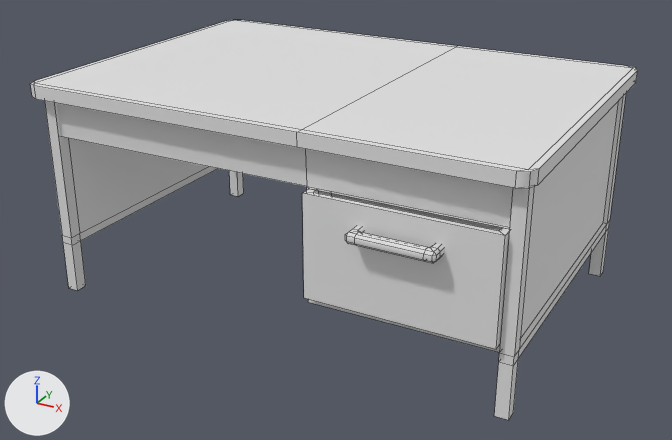
Before and after pictures for a commit that changed the FBX model HoodwinkProject/Assets/_Hoodwink/Models/mdl_FBXs/mdl_desk_04.fbx.
One viewpoint serves both versions: a camera (50 mm lens) standing at (2.0, -3.7, 2.16) and looking at (0.01, -0.08, 0.35). The axes (+X, +Y, +Z) are drawn at lower left. The lights are the same throughout. Mesh edges are drawn as thin lines. Where no turn or scale is listed for an object, it has been applied to the vertices.

Names of what the first picture shows: 'mdl_desk_04'.
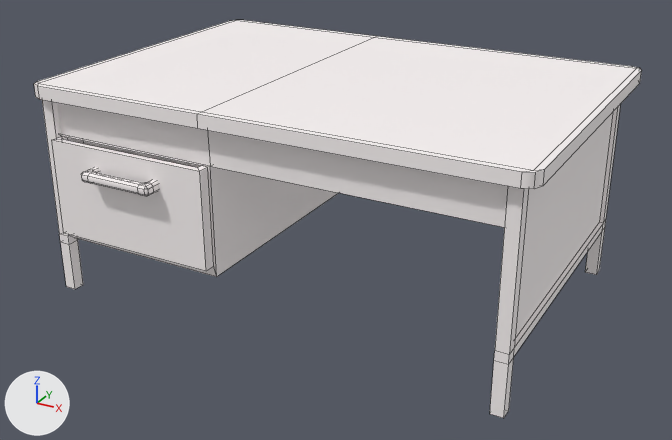
Scene script edits in JSON lines:
```json
{"op": "add", "block": "mat_desktexture2", "code": ["mat_desktexture2 = principled_material('Desktexture2')", "mat_desktexture2.base_color = (1.0, 0.949, 0.949)  # white #fff9f9"]}
{"block": "me_mesh_031", "where": "# used by ob_mdl_desk_04; location = (0.0, 0.0, 0.0)"}
{"op": "remove", "block": "me_mesh_031", "code": "me_mesh_031.from_pydata(...)  # 219 vertices, 194 faces; spans x -1.2..1.16, y -0.85..0.85, z 0.0..1.04"}
{"op": "remove", "block": "me_mesh_031", "code": "me_mesh_031.materials.append(mat_desktexture_001)  # white #e5e5e5"}
{"op": "add", "block": "me_mesh_031", "code": "me_mesh_031.from_pydata(...)  # 219 vertices, 194 faces; spans x -1.18..1.18, y -0.85..0.85, z 0.0..1.04"}
{"block": "me_mesh_031", "change": "me_mesh_031 part 1: the loose piece of 68 vertices spanning x 0.47..0.85, y -0.85..-0.75, z 0.65..0.7 is mirrored in x about its middle, then moved by (-1.34, 0.0, 0.0), in mat_desktexture2 (white #fff9f9)"}
{"block": "me_mesh_031", "change": "me_mesh_031 part 2: the loose piece of 75 vertices spanning x -1.2..1.16, y -0.79..0.85, z 0.27..1.04 is mirrored in x about its middle, then moved by (0.02, 0.0, 0.0), in mat_desktexture2 (white #fff9f9)"}
{"block": "me_mesh_031", "change": "me_mesh_031 part 3"}
{"block": "me_mesh_031", "change": "72 vertices are removed from x -1.14..1.14, y -0.74..0.71, z 0.0..0.98"}
{"block": "me_mesh_031", "change": "66 faces are deleted"}
{"block": "me_mesh_031", "change": "2 vertices move within x -1.14, y -0.68, z 0.29..0.98"}
{"block": "me_mesh_031", "change": "38 vertices are added at x -1.16..1.12, y -0.74..0.72, z 0.0..0.98"}
{"block": "me_mesh_031", "change": "26 new vertices lie (0.0, 0.06, 0.0) away from vertices in x -1.16..1.12, y -0.74..0.66, z 0.0..0.98"}
{"block": "me_mesh_031", "change": "8 new vertices lie (0.0, 0.0, 0.69) away from vertices in x -1.14..1.1, y -0.67..0.72, z 0.29"}
{"block": "me_mesh_031", "change": "66 new faces join them"}
{"op": "add", "block": "me_mesh_031", "code": "me_mesh_031.materials.append(mat_desktexture2)  # white #fff9f9"}
```

Pixel boxes [x1, y1, x2, y2] of what changed, in the pictures (672 x 440 px; the box of a moved part takes in the faces that stretch with it):
```json
{"object": "mdl_desk_04", "change": "reshaped", "before": [31, 20, 638, 420], "after": [34, 20, 642, 418]}
{"part": 1, "of": "me_mesh_031", "change": "moved or reshaped", "before": [345, 226, 444, 263], "after": [82, 167, 159, 196]}
{"part": 2, "of": "me_mesh_031", "change": "moved or reshaped", "before": [31, 20, 638, 352], "after": [34, 20, 642, 277]}
{"part": 3, "of": "me_mesh_031", "change": "moved or reshaped", "before": [45, 94, 626, 420], "after": [42, 100, 620, 418]}
```
